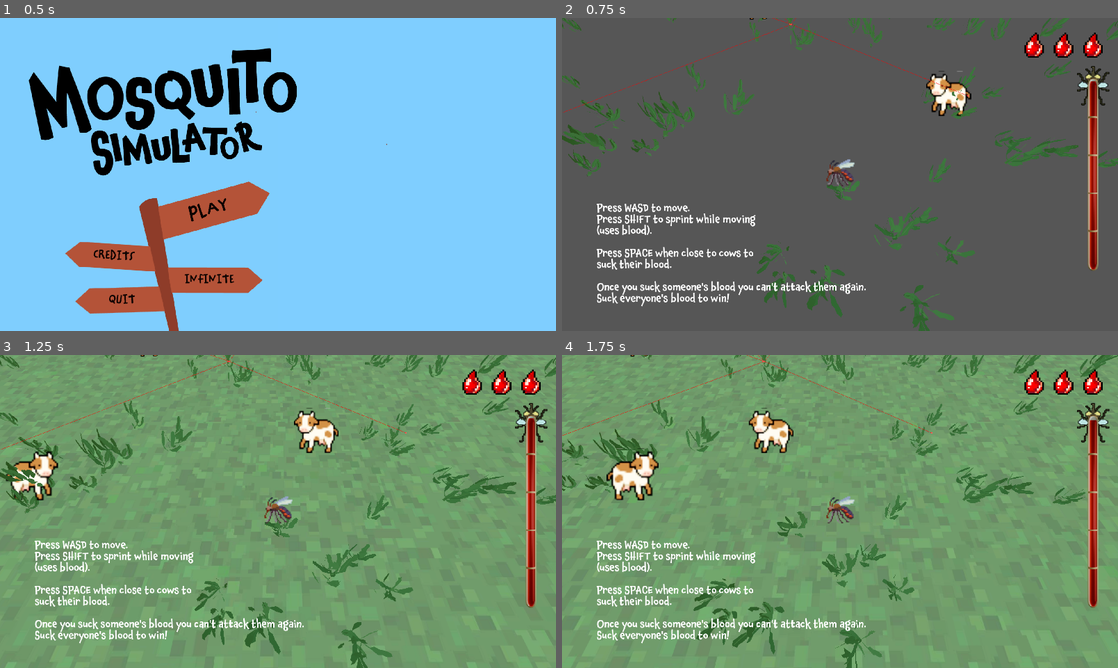
Above: before the commit, frames 1-4 (two rows, left to right).
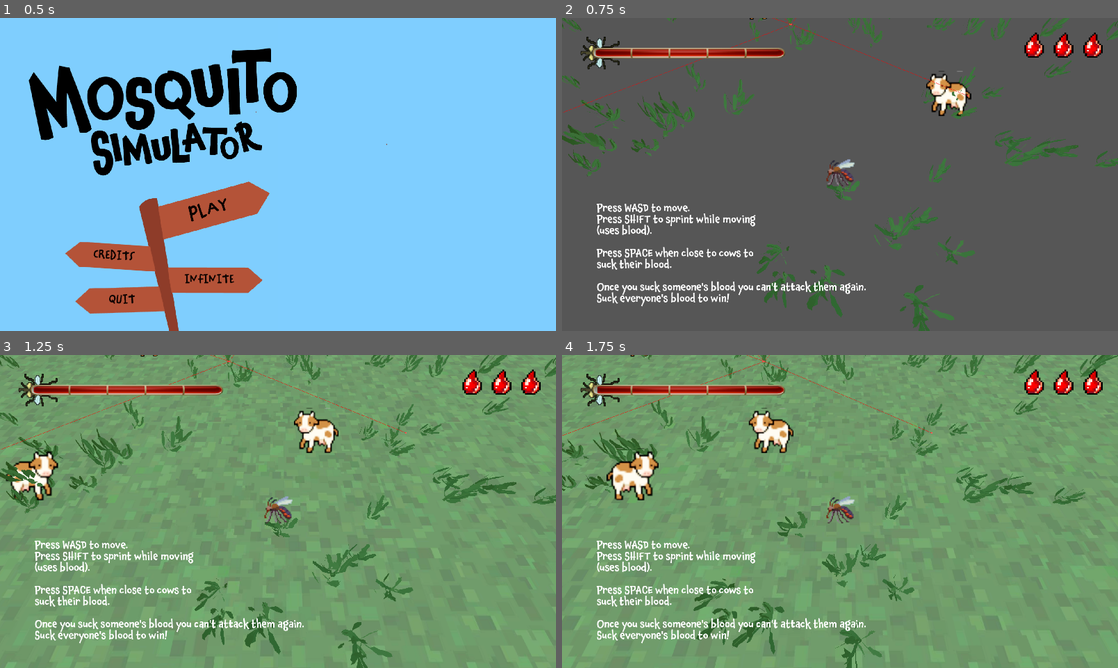
Above: after the commit, the same moments.

Repository: BrownRISDGameDevelopers/mosquito-simulator
Game: Godot game, scene res://scenes/MainMenu.tscn
Same seed, same stepped clock (60 frames per second), same inputs: the game is played once before the commit and once after it. The engine's default icon, where the game draws it, is replaced by a stand-in: a white triangle on a blue panel in a dark square.
Inputs (mouse positions are in pixels of both pictures, inside the frame that each line leads up to):
- Up to frame 1 (0.5 s): no input
- Up to frame 2 (0.75 s): click "PLAY" at 0.5 s
- Up to frame 3 (1.25 s): no input
- Up to frame 4 (1.75 s): move the mouse to (962, 495) at 1.27 s; hold D (right) from 1.28 s (still down); hold Shift (sprint) from 1.28 s (still down)

Frame 1 is identical in both runs. In frame 2, 2.8% of the frame differs, in the area x 3-99%, y 6-81%; in frame 3, 2.8%; in frame 4, 2.8%.

Commit message:
blood bar fix and rotated

Diff:
--- a/blood_bar.gd
+++ b/blood_bar.gd
@@ -16,7 +16,6 @@
 	if _time_to_die():
 		emit_signal("death")"""
 
-@export var FAST_DEPLETION = 4
 @export var NORMAL_DEPLETION = 1
 
 @export var blood_left = 100
@@ -39,7 +38,6 @@
 	update()
 
 func update():
-	print("updating")
 	blood_left -= blood_deplete_rate
 	progress_bar.value = blood_left
 
--- a/scenes/BloodBar.tscn
+++ b/scenes/BloodBar.tscn
@@ -28,14 +28,14 @@
 [node name="ProgessBar" type="TextureProgressBar" parent="."]
 layout_mode = 1
 anchors_preset = -1
-anchor_left = 0.9259897
-anchor_top = 0.1537037
-anchor_right = 0.9259897
-anchor_bottom = 0.8078704
-offset_left = 113.099976
-offset_right = 2468.0999
-offset_bottom = -329.5
-rotation = 1.5707964
+anchor_left = 0.033
+anchor_top = 0.059592593
+anchor_right = 0.40100002
+anchor_bottom = 0.05959258
+offset_left = 0.6399994
+offset_top = -0.3600006
+offset_right = 1649.08
+offset_bottom = 376.64
 scale = Vector2(0.3, 0.3)
 value = 100.0
 fill_mode = 1
--- a/scripts/global.gd
+++ b/scripts/global.gd
@@ -11,5 +11,4 @@
 signal start_minigame
 signal player_still(is_still: bool)
 signal completed_minigame
-
 signal successful_bite
--- a/scripts/player.gd
+++ b/scripts/player.gd
@@ -87,12 +87,10 @@
 	if sprint_req and not accelerating:
 		accelerating = true
 		current_speed = SPRINT_SPEED
-		change_blood_rate.emit(true)
 
 	elif not sprint_req and accelerating:
 		accelerating = false
 		current_speed = NORMAL_SPEED
-		change_blood_rate.emit(false)
 
 	var input_dir := Input.get_vector("left", "right", "up", "down")
 	# transform to vector3
